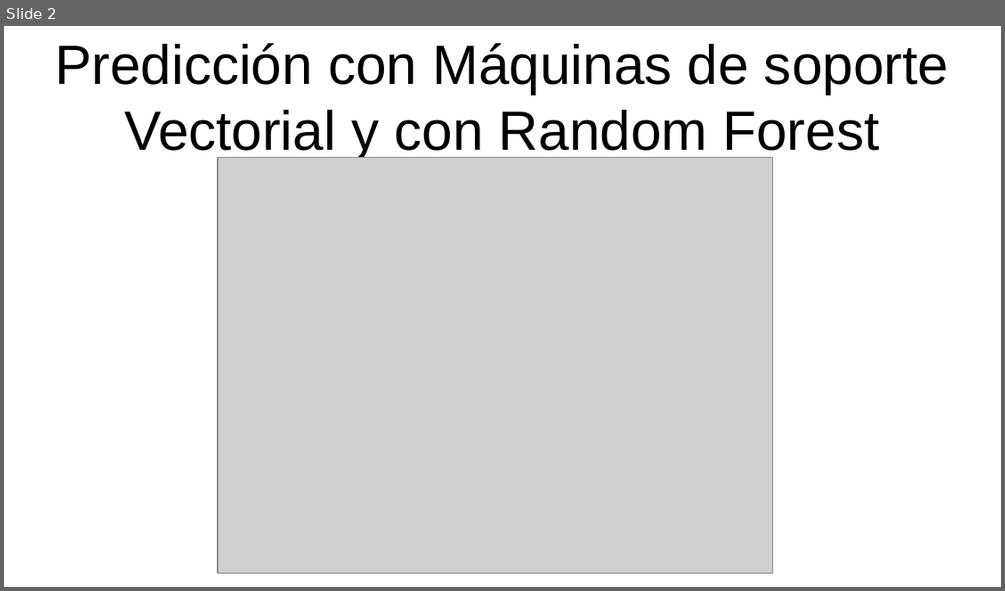
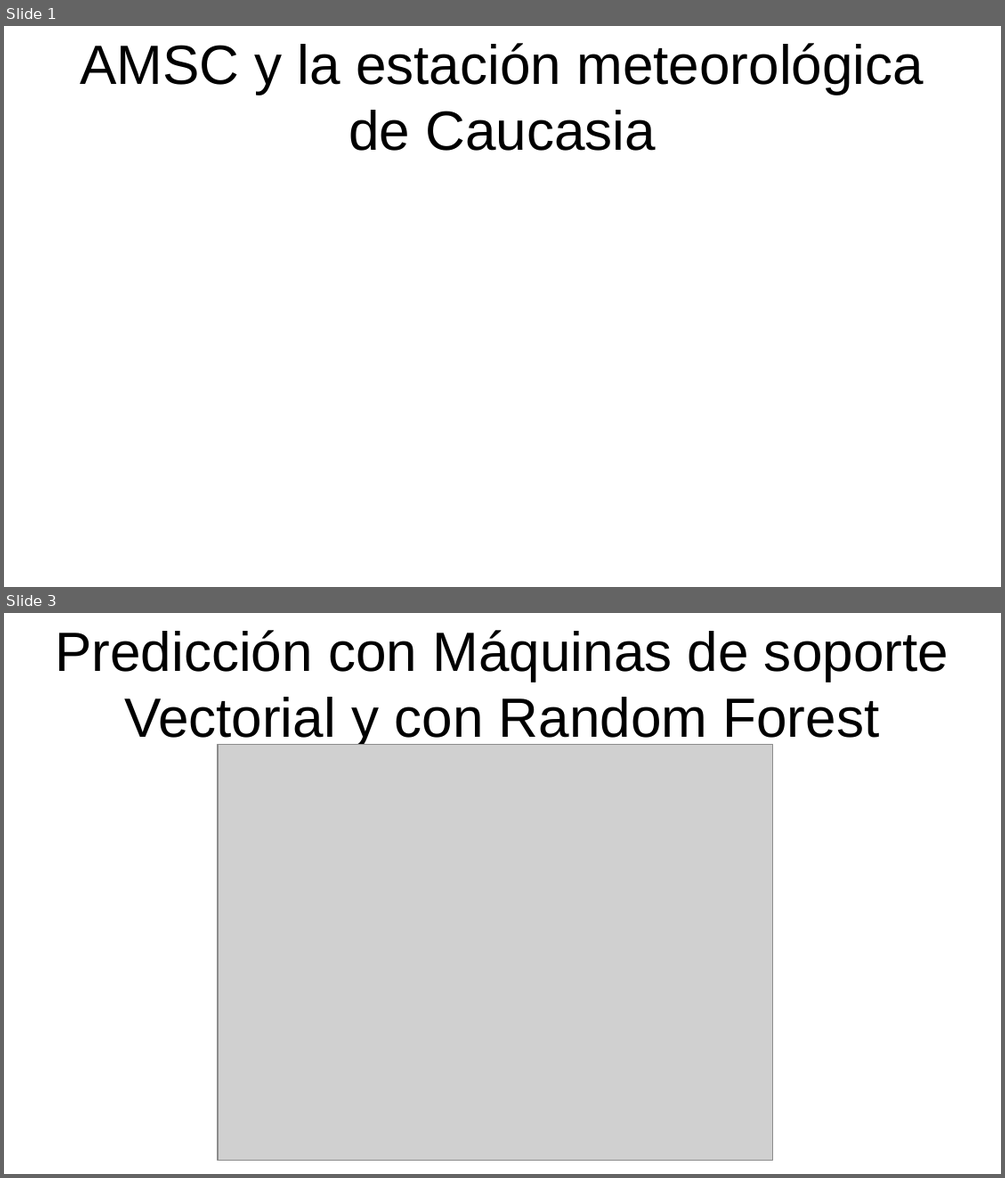
Before and after one commit to marco-canas/arima, a slide deck: presentacion_jornadas_investigacion/las diapositivas_marco_julio.pptx. Shown one above the other, each under a label of ours: slide 2 before the commit, slides 1 and 3 after it; the slides between them are not shown. The pictures are 1005x591 and 1005x1178 pixels, drawn with LibreOffice and Linux fonts; fonts in the diff are those of the drawing; grey boxes stand for pictures. Boxes give left, top, right and bottom in pixels: in the first picture for what was removed or moved away, otherwise in the second. Text is boxed around its words. In the diff, an @@ line names an element or a change of style, - is before the commit and + after.

```diff
--- a/presentacion_jornadas_investigacion/las diapositivas_marco_julio.pptx
+++ b/presentacion_jornadas_investigacion/las diapositivas_marco_julio.pptx
@@ slide 1 added at (4,26,1001,587), background #FFFFFF @@
@@ title added at (80,43,923,151), 44 pt, text #000000 @@
+AMSC y la estación meteorológica de Caucasia
@@ what was slide 2 is now slide 3 @@
```
Also in this commit, not shown: 1 slide changed, 6 other files.
